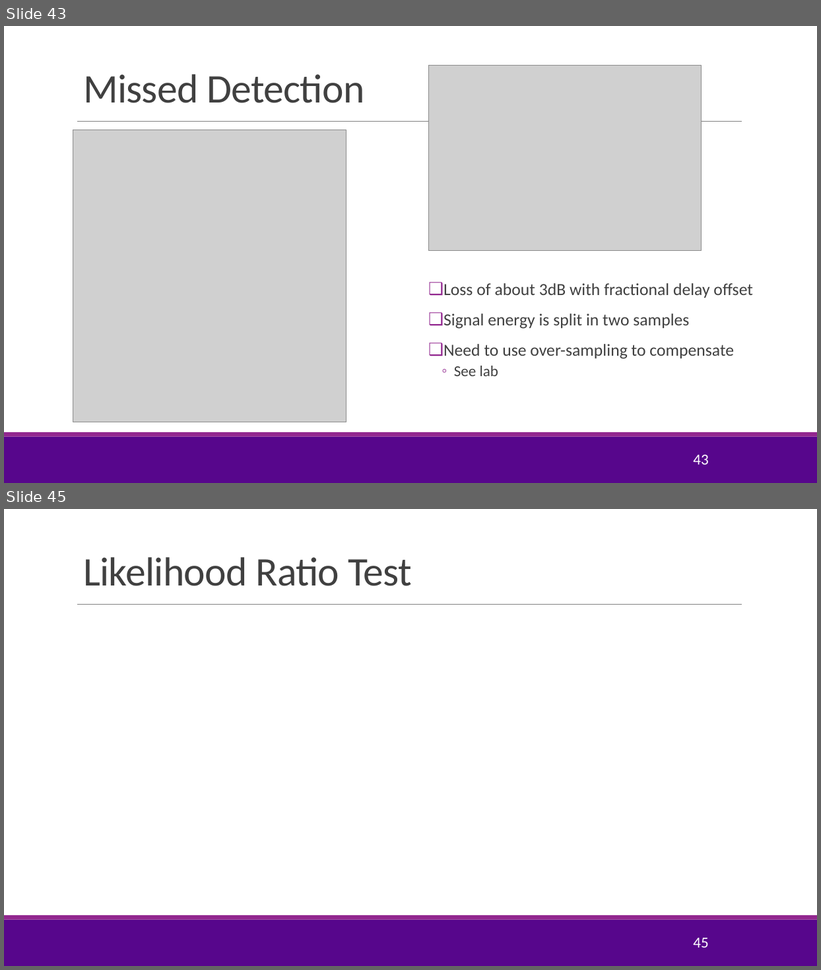
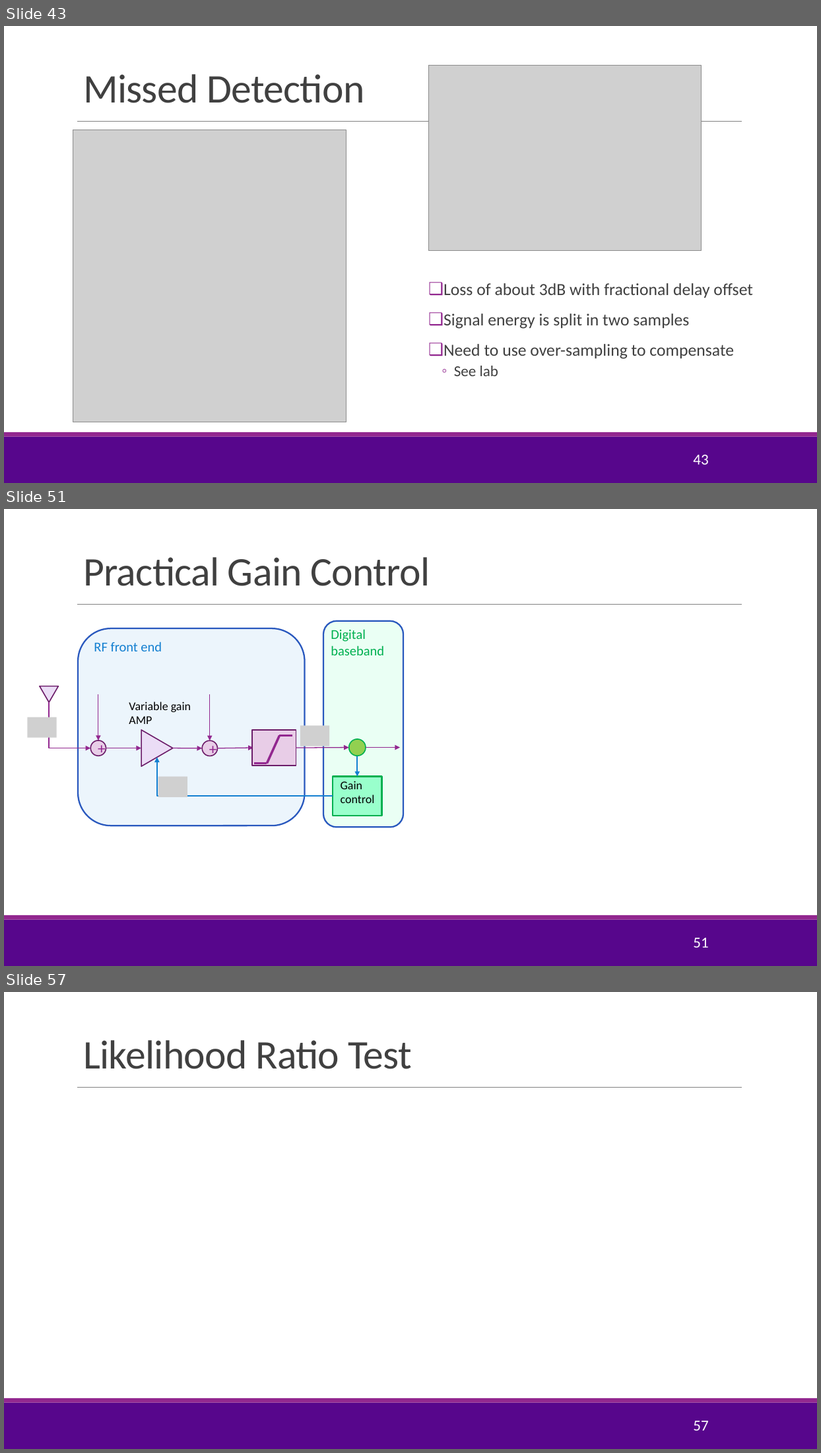
Before and after one commit to sdrangan/digitalcomm, a slide deck: Lectures/Unit07_Sync.pptx. Shown one above the other, each under a label of ours: slides 43 and 45 before the commit, slides 43, 51 and 57 after it; the slides between them are not shown. The pictures are 821x970 and 821x1453 pixels, drawn with LibreOffice and Linux fonts; fonts in the diff are those of the drawing; grey boxes stand for pictures; background and template pictures are left out. Boxes give left, top, right and bottom in pixels: in the first picture for what was removed or moved away, otherwise in the second. Text is boxed around its words. In the diff, an @@ line names an element or a change of style, - is before the commit and + after.

```diff
--- a/Lectures/Unit07_Sync.pptx
+++ b/Lectures/Unit07_Sync.pptx
@@ slide 51 added at [4,509,817,966], background #FFFFFF; not listed: 3 template elements that a slide beside it also shows @@
@@ title added at [83,557,430,586], 48 pt, text #404040 @@
+Practical Gain Control
@@ rounded rectangle added at [323,621,403,827], fill #99FFCC at 20% opacity, outline #2958BE 1.75 pt @@
@@ rounded rectangle added at [78,628,305,826], fill #DAEDFB at 50% opacity, outline #2958BE 1.75 pt @@
@@ text added at [94,642,162,652], 16 pt, text #1480D1 @@
+RF front end
@@ text added at [331,629,384,656], 16 pt, text #00B050 @@
+Digital
+baseband
@@ triangle added at [40,687,58,703], fill #EBDDF6, outline #6C1D6A 1.25 pt @@
@@ elbow arrow added from (49, 702) to (90, 748), #92278F 1 pt @@
@@ arrow added from (98, 694) to (98, 741), #92278F 1 pt @@
@@ text added at [129,702,191,724], 14 pt, text #000000 @@
+Variable gain AMP
@@ arrow added from (209, 694) to (209, 741), #92278F 1 pt @@
@@ picture added at [27,718,56,739] @@
@@ picture added at [300,725,330,747] @@
@@ ellipse added at [90,741,106,756], fill #E8CDE7, outline #6C1D6A 1.25 pt, 18 pt, text #92278F @@
++
@@ triangle added at [141,730,173,767], fill #EBDDF6, outline #6C1D6A 1.25 pt @@
@@ ellipse added at [202,741,217,756], fill #E8CDE7, outline #6C1D6A 1.25 pt, 18 pt, text #92278F @@
++
@@ rectangle added at [252,730,296,766], fill #E8CDE7, outline #6C1D6A 1.25 pt @@
@@ line added from (280, 736) to (267, 763), #92278F 2.75 pt @@
@@ line added from (280, 736) to (292, 736), #92278F 2.75 pt @@
@@ ellipse added at [349,739,366,756], fill #92D050, outline #00B050 1.25 pt @@
@@ arrow added from (106, 748) to (141, 748), #92278F 1 pt @@
@@ elbow arrow added from (333, 796) to (157, 757), #1480D1 1 pt @@
@@ arrow added from (173, 748) to (202, 749), #92278F 1 pt @@
@@ arrow added from (217, 749) to (253, 748), #92278F 1 pt @@
@@ line added from (254, 763) to (267, 763), #92278F 2.75 pt @@
@@ arrow added from (296, 748) to (349, 747), #92278F 1 pt @@
@@ arrow added from (357, 756) to (357, 777), #1480D1 1.75 pt @@
@@ arrow added from (366, 747) to (400, 747), #92278F 1 pt @@
@@ picture added at [158,777,187,797] @@
@@ rectangle added at [333,777,382,816], fill #99FFCC, outline #00B050 1.75 pt @@
@@ text added at [341,781,375,803], 14 pt, text #000000 @@
+Gain
+control
@@ page number added at [693,938,708,948], 18 pt, text #FFFFFF @@
+51
@@ what was slide 45 is now slide 57 @@
@@ page number at [693,1421,708,1431]: text changed @@
-45
+57
```
Also in this commit, not shown: 5 slides changed, 11 other slides added, 3 other files.
